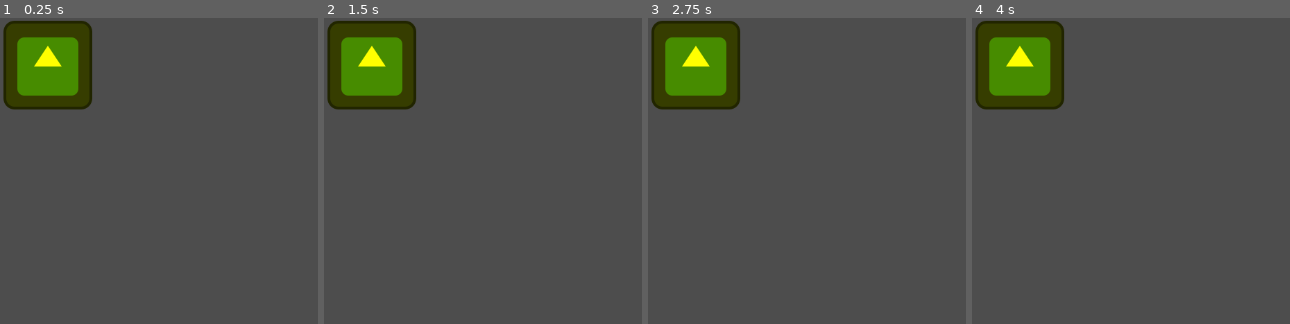
Above: before the commit, frames 1-4 (left to right).
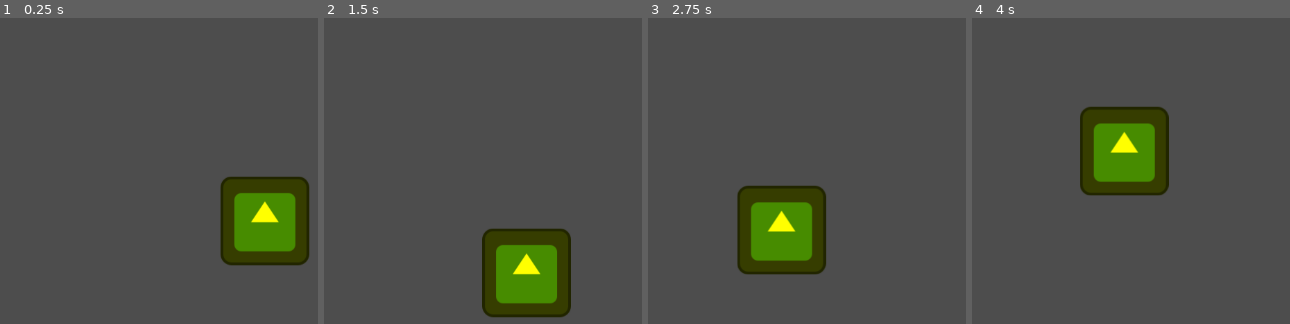
Above: after the commit, the same moments.

Repository: shaunbeh/godotShader
Game: Godot game, scene res://scenes/node_2d.tscn
The game is run twice, just before and just after one commit, with the same random seed, the same clock (stepped at 60 frames per second) and the same inputs. The engine's default icon, where the game draws it, is replaced by a stand-in: a white triangle on a blue panel in a dark square.
Inputs:
- Up to frame 1 (0.25 s): no input
- Up to frame 2 (1.5 s): no input
- Up to frame 3 (2.75 s): no input
- Up to frame 4 (4 s): no input

The runs differ from the first frame. In frame 1, 16% of the frame differs, in the area x 0-98%, y 0-81%; in frame 2, 16%; in frame 3, 16%; in frame 4, 16%, in the area x 0-62%, y 0-59%.

Commit message:
first shader 3d

Diff:
--- /dev/null
+++ b/scenes/MeshInstance3D.gd
@@ -0,0 +1,12 @@
+extends MeshInstance3D
+
+
+# Called when the node enters the scene tree for the first time.
+func _ready():
+	mesh.material.set_shader_parameter("height_scale", 1.0)
+	pass # Replace with function body.
+
+
+# Called every frame. 'delta' is the elapsed time since the previous frame.
+func _process(delta):
+	pass
--- a/scenes/node_2d.tscn
+++ b/scenes/node_2d.tscn
@@ -1,18 +1,53 @@
-[gd_scene load_steps=5 format=3 uid="uid://c5jfbn1nrxr5n"]
+[gd_scene load_steps=13 format=3 uid="uid://c5jfbn1nrxr5n"]
 
 [ext_resource type="Shader" path="res://shaders/newTest.gdshader" id="1_dv4ar"]
 [ext_resource type="Texture2D" uid="uid://cd4wuu47nvqmx" path="res://icon.svg" id="2_loc6o"]
 [ext_resource type="Script" path="res://scripts/Sprite2D.gd" id="3_nmwy2"]
+[ext_resource type="Shader" path="res://scenes/simple_water.gdshader" id="4_6vsj1"]
+[ext_resource type="Script" path="res://scenes/MeshInstance3D.gd" id="5_log1j"]
 
 [sub_resource type="ShaderMaterial" id="ShaderMaterial_rn7v0"]
 shader = ExtResource("1_dv4ar")
 shader_parameter/size = null
 shader_parameter/blue = 0.5
 
+[sub_resource type="FastNoiseLite" id="FastNoiseLite_ngfdy"]
+
+[sub_resource type="NoiseTexture2D" id="NoiseTexture2D_rml5c"]
+noise = SubResource("FastNoiseLite_ngfdy")
+
+[sub_resource type="FastNoiseLite" id="FastNoiseLite_5qhog"]
+
+[sub_resource type="NoiseTexture2D" id="NoiseTexture2D_ptw53"]
+as_normal_map = true
+noise = SubResource("FastNoiseLite_5qhog")
+
+[sub_resource type="ShaderMaterial" id="ShaderMaterial_6cgf5"]
+render_priority = 0
+shader = ExtResource("4_6vsj1")
+shader_parameter/height_scale = 0.5
+shader_parameter/noise = SubResource("NoiseTexture2D_rml5c")
+shader_parameter/normalmap = SubResource("NoiseTexture2D_ptw53")
+
+[sub_resource type="PlaneMesh" id="PlaneMesh_bwalp"]
+material = SubResource("ShaderMaterial_6cgf5")
+subdivide_width = 32
+subdivide_depth = 32
+
 [node name="Node2D" type="Node2D"]
 
 [node name="Sprite2D" type="Sprite2D" parent="."]
 material = SubResource("ShaderMaterial_rn7v0")
-position = Vector2(69, 68)
+position = Vector2(285, 268)
 texture = ExtResource("2_loc6o")
 script = ExtResource("3_nmwy2")
+
+[node name="MeshInstance3D" type="MeshInstance3D" parent="."]
+mesh = SubResource("PlaneMesh_bwalp")
+script = ExtResource("5_log1j")
+
+[node name="OmniLight3D" type="OmniLight3D" parent="."]
+transform = Transform3D(1, 0, 0, 0, 1, 0, 0, 0, 1, 0.102904, 0.528713, 0.0486505)
+light_energy = 0.497
+light_indirect_energy = 1.251
+light_volumetric_fog_energy = 4.099
--- /dev/null
+++ b/scenes/simple_water.gdshader
@@ -0,0 +1,24 @@
+shader_type spatial;
+
+uniform sampler2D noise;
+uniform sampler2D normalmap;
+uniform float height_scale = 0.5;
+varying vec2 tex_position;
+
+void vertex() {
+	// Called for every vertex the material is visible on.
+	tex_position = VERTEX.xz / 2.0 + 0.5;
+	float height = texture(noise, tex_position).x;
+	VERTEX.y += height * height_scale;
+}
+
+void fragment() {
+	// Called for every pixel the material is visible on.
+	NORMAL_MAP = texture(normalmap, tex_position).xyz;
+
+}
+
+//void light() {
+	// Called for every pixel for every light affecting the material.
+	// Uncomment to replace the default light processing function with this one.
+//}
--- a/shaders/newTest.gdshader
+++ b/shaders/newTest.gdshader
@@ -5,6 +5,8 @@
 
 void vertex() {
 	// Called for every vertex the material is visible on.
+	VERTEX += vec2(cos(TIME)*100.0, sin(TIME)*100.0);
+
 }
 
 void fragment() {
